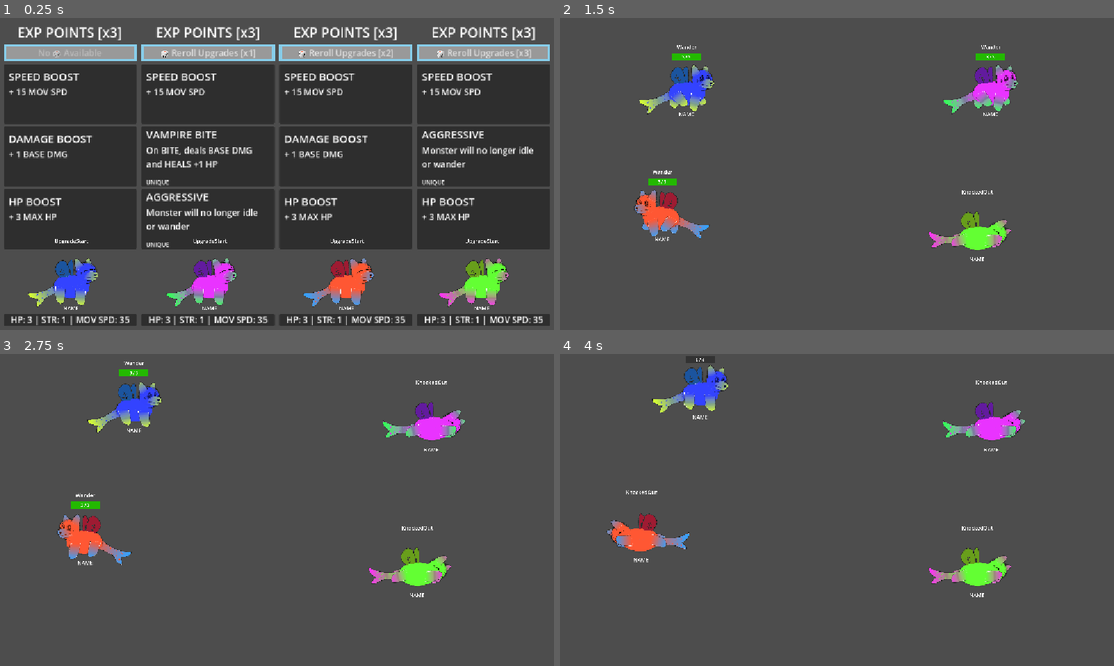
Above: before the commit, frames 1-4 (two rows, left to right).
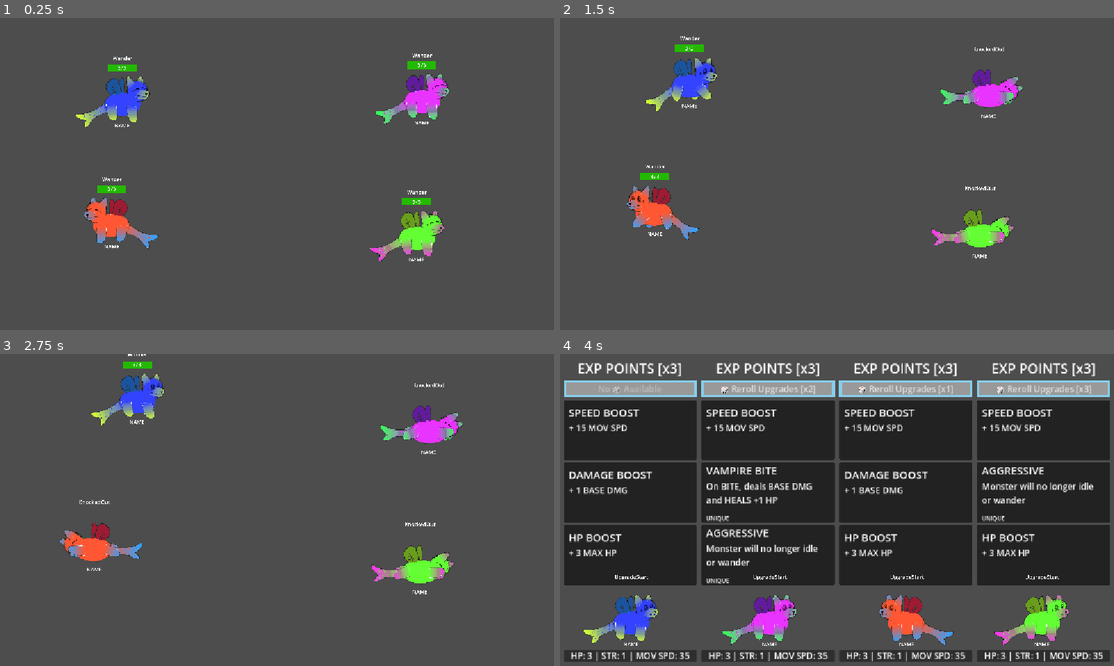
Above: after the commit, the same moments.

Repository: Galitie/tm2
Game: Godot game, scene res://test_scene.tscn
Same seed, same stepped clock (60 frames per second), same inputs: the game is played once before the commit and once after it.
Inputs (mouse positions are in pixels of both pictures, inside the frame that each line leads up to):
- Up to frame 1 (0.25 s): no input
- Up to frame 2 (1.5 s): tap Enter (ui_accept) at 0.5, 0.77 s; move the mouse to (958, 158) at 0.52 s; hold Up (ui_up) 0.53-1.28 s; click (958, 158) at 0.67 s; move the mouse to (726, 189) at 1.27 s; hold Down (ui_down) from 1.28 s (still down)
- Up to frame 3 (2.75 s): tap Enter (ui_accept) at 1.52 s; move the mouse to (332, 441) at 2.02 s; release Down (ui_down) at 2.03 s; hold Up (ui_up) from 2.03 s (still down)
- Up to frame 4 (4 s): move the mouse to (809, 572) at 2.77 s; click (809, 572) at 2.92 s; tap Enter (ui_accept) at 3.02, 3.77 s; move the mouse to (1003, 556) at 3.52 s; release Up (ui_up) at 3.53 s; hold Down (ui_down) from 3.53 s (still down)

The runs differ from the first frame. In frame 1, 67% of the frame differs, in the area x 0-100%, y 2-99%; in frame 2, 4.4%; in frame 3, 4.2%; in frame 4, 69%, in the area x 0-100%, y 0-99%.

Commit message:
When done upgrading, the focus goes away and resets

Diff:
--- a/Cards/card.tscn
+++ b/Cards/card.tscn
@@ -1,9 +1,7 @@
-[gd_scene load_steps=4 format=3 uid="uid://dgbiaduauaghx"]
+[gd_scene load_steps=3 format=3 uid="uid://dgbiaduauaghx"]
 
 [ext_resource type="Theme" uid="uid://dh465xlsj7ugx" path="res://UI/Theme.tres" id="1_8erfr"]
 [ext_resource type="Script" uid="uid://cq8swxb4ogvaj" path="res://Cards/card.gd" id="2_0simy"]
-
-[sub_resource type="StyleBoxEmpty" id="StyleBoxEmpty_wsk7e"]
 
 [node name="Panel" type="PanelContainer"]
 custom_minimum_size = Vector2(100, 100)
@@ -12,7 +10,6 @@
 size_flags_horizontal = 3
 size_flags_vertical = 3
 theme = ExtResource("1_8erfr")
-theme_override_styles/panel = SubResource("StyleBoxEmpty_wsk7e")
 script = ExtResource("2_0simy")
 
 [node name="Button" type="Button" parent="."]
--- a/UI/player_upgrade_panel.gd
+++ b/UI/player_upgrade_panel.gd
@@ -9,7 +9,6 @@
 @onready var upgrade_title = $VBoxContainer/UpgradeTitle/Label
 
 var player : Player
-var disabled : bool = false
 var resource_array: Array[Resource] = [load("uid://c37d7vyo0m6jb"), load("uid://3aquqn25lskq"), load("uid://cvtqvsltnme3w"), load("uid://cv4dcuvdmk4d"), load("uid://cr0ughlj0g43p")]
 @onready var button_array: Array[Node] = [reroll_button, $VBoxContainer/UpgradeCard1, $VBoxContainer/UpgradeCard2, $VBoxContainer/UpgradeCard3]
 var current_user_position_in_button_array : int = 0
@@ -22,36 +21,44 @@
 		card.upgrade_panel = self
 	create_stylebox()
 
+
 func _physics_process(delta):
-	if current_user_position_in_button_array == 0:
-		reroll_button.add_theme_stylebox_override("normal", new_stylebox_normal)
-		reroll_button.add_theme_stylebox_override("disabled", new_stylebox_normal)
-	var dpad_vertical_input: int =  Controller.IsButtonJustPressed(player.controller_port, JOY_BUTTON_DPAD_DOWN) - Controller.IsButtonJustPressed(player.controller_port, JOY_BUTTON_DPAD_UP)
-	if Controller.IsButtonJustPressed(player.controller_port, JOY_BUTTON_DPAD_DOWN) || Controller.IsButtonJustPressed(player.controller_port, JOY_BUTTON_DPAD_UP):
-		current_user_position_in_button_array += dpad_vertical_input
-		if current_user_position_in_button_array <= -1:
-			current_user_position_in_button_array = button_array.size() - 1
-		if current_user_position_in_button_array >= button_array.size():
-			current_user_position_in_button_array = 0
-		# Really shitty way to see what index player is on
+	#prob want a better way to do this, like a
+	if player.upgrade_points > 0:
+		if current_user_position_in_button_array == 0:
+			reroll_button.add_theme_stylebox_override("normal", new_stylebox_normal)
+			reroll_button.add_theme_stylebox_override("disabled", new_stylebox_normal)
+		var dpad_vertical_input: int =  Controller.IsButtonJustPressed(player.controller_port, JOY_BUTTON_DPAD_DOWN) - Controller.IsButtonJustPressed(player.controller_port, JOY_BUTTON_DPAD_UP)
+		if Controller.IsButtonJustPressed(player.controller_port, JOY_BUTTON_DPAD_DOWN) || Controller.IsButtonJustPressed(player.controller_port, JOY_BUTTON_DPAD_UP):
+			current_user_position_in_button_array += dpad_vertical_input
+			if current_user_position_in_button_array <= -1:
+				current_user_position_in_button_array = button_array.size() - 1
+			if current_user_position_in_button_array >= button_array.size():
+				current_user_position_in_button_array = 0
+			# Really shitty way to see what index player is on
+			var button = button_array[current_user_position_in_button_array]
+			if button == reroll_button:
+				reroll_button.add_theme_stylebox_override("normal", new_stylebox_normal)
+			else:
+				button.add_theme_stylebox_override("panel", new_stylebox_normal)
+				reroll_button.remove_theme_stylebox_override("normal")
+				reroll_button.remove_theme_stylebox_override("disabled")
+			for other_button in button_array:
+				if other_button != button:
+					other_button.remove_theme_stylebox_override("panel")
+		if Controller.IsButtonJustPressed(player.controller_port, JOY_BUTTON_A):
+			var button = button_array[current_user_position_in_button_array]
+			if button == reroll_button:
+				_on_button_pressed()
+			else:
+				button._on_button_pressed()
+	else:
 		var button = button_array[current_user_position_in_button_array]
 		if button == reroll_button:
-			reroll_button.add_theme_stylebox_override("normal", new_stylebox_normal)
-		else:
-			button.add_theme_stylebox_override("panel", new_stylebox_normal)
 			reroll_button.remove_theme_stylebox_override("normal")
 			reroll_button.remove_theme_stylebox_override("disabled")
-		for other_button in button_array:
-			if other_button != button:
-				other_button.remove_theme_stylebox_override("panel")
-
-	if Controller.IsButtonJustPressed(player.controller_port, JOY_BUTTON_A):
-		var button = button_array[current_user_position_in_button_array]
-		if button == reroll_button:
-			_on_button_pressed()
 		else:
-			button._on_button_pressed()
-
+			button.remove_theme_stylebox_override("panel")
 
 
 func update_stats():
@@ -64,6 +71,7 @@
 
 
 func setup_cards():
+	current_user_position_in_button_array = 0
 	var temp_resources = resource_array.duplicate(true)
 	for card in upgrade_cards:
 		var random_resource = temp_resources.pick_random()
--- a/test_scene.tscn
+++ b/test_scene.tscn
@@ -11,6 +11,7 @@
 [node name="Game" type="Node2D"]
 script = ExtResource("1_fnpeg")
 total_rounds = 2
+start_in_fight_mode = true
 
 [node name="Walls" type="StaticBody2D" parent="."]
 
Not shown, changed: Todo.txt
